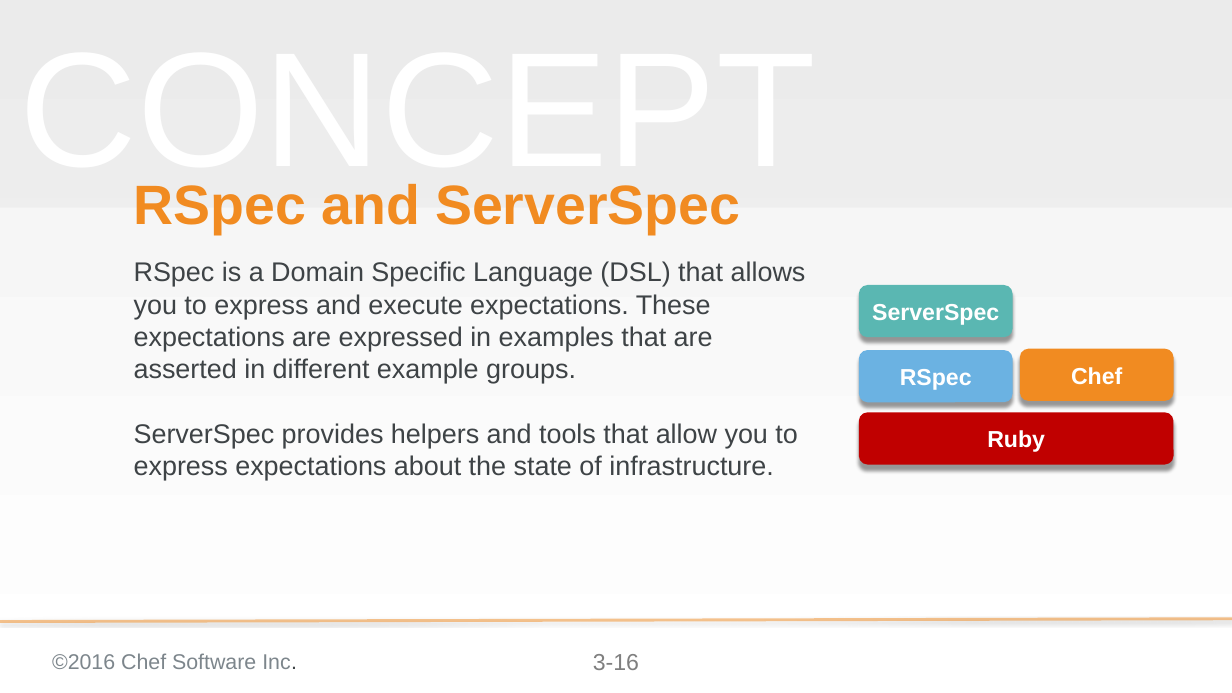
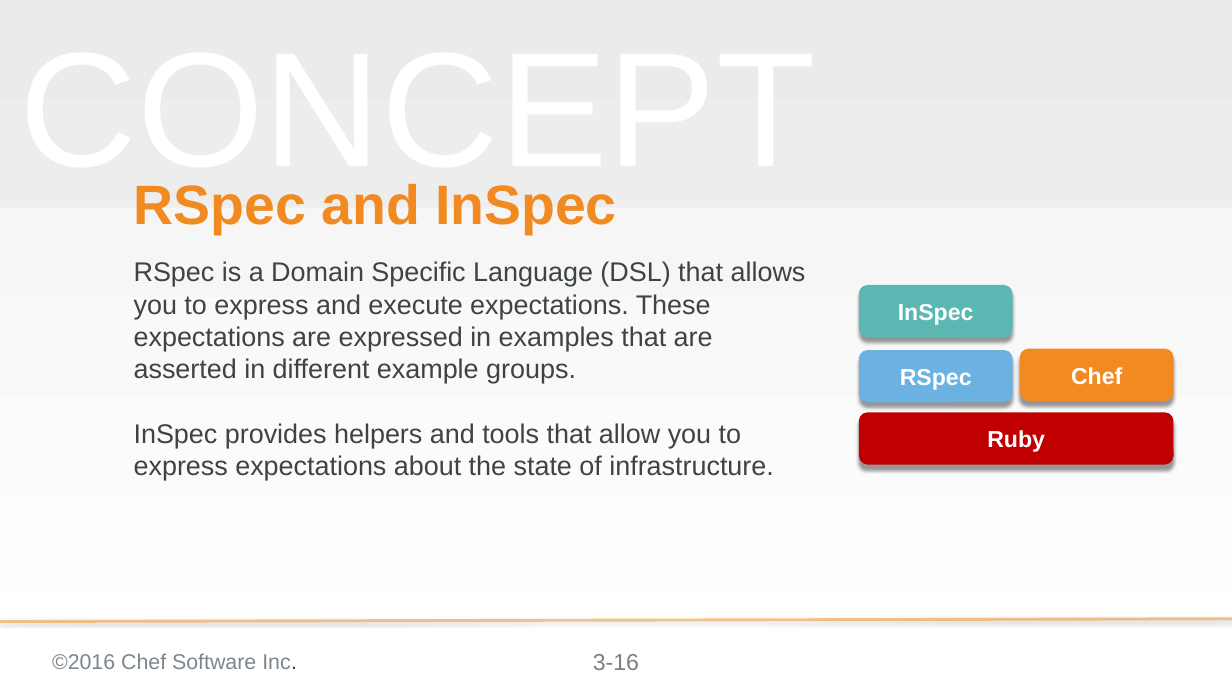
Before and after one commit to chef-training/test_driven_cookbook_development, a slide deck: slide 16 of 03-writing_a_test_first.pptx. Drawn at 1232x693 pixels with LibreOffice and Linux fonts; fonts in the diff are those of the drawing; background and template pictures are left out. Boxes give left, top, right and bottom in pixels: in the first picture for what was removed or moved away, otherwise in the second. Text is boxed around its words. In the diff, an @@ line names an element or a change of style, - is before the commit and + after.

Commit message:
Updates to Chef DK 0.17.17 and InSpec
* Updated the Chef DK
* Changed the examples to InSpec

```diff
--- a/03-writing_a_test_first.pptx
+++ b/03-writing_a_test_first.pptx
@@ title at (134, 184, 617, 234): text changed @@
-RSpec and ServerSpec
+RSpec and InSpec
@@ text in rounded rectangle at (898, 304, 974, 325): text changed @@
-ServerSpec
+InSpec
@@ subtitle at (134, 423, 774, 481): text changed @@
-ServerSpec provides helpers and tools that allow you to express expectations about the state of infrastructure.
+InSpec provides helpers and tools that allow you to express expectations about the state of infrastructure.
```
Also in this commit, not shown: 23 other slides changed, 7 slides added, 8 slides removed, 5 other files.
